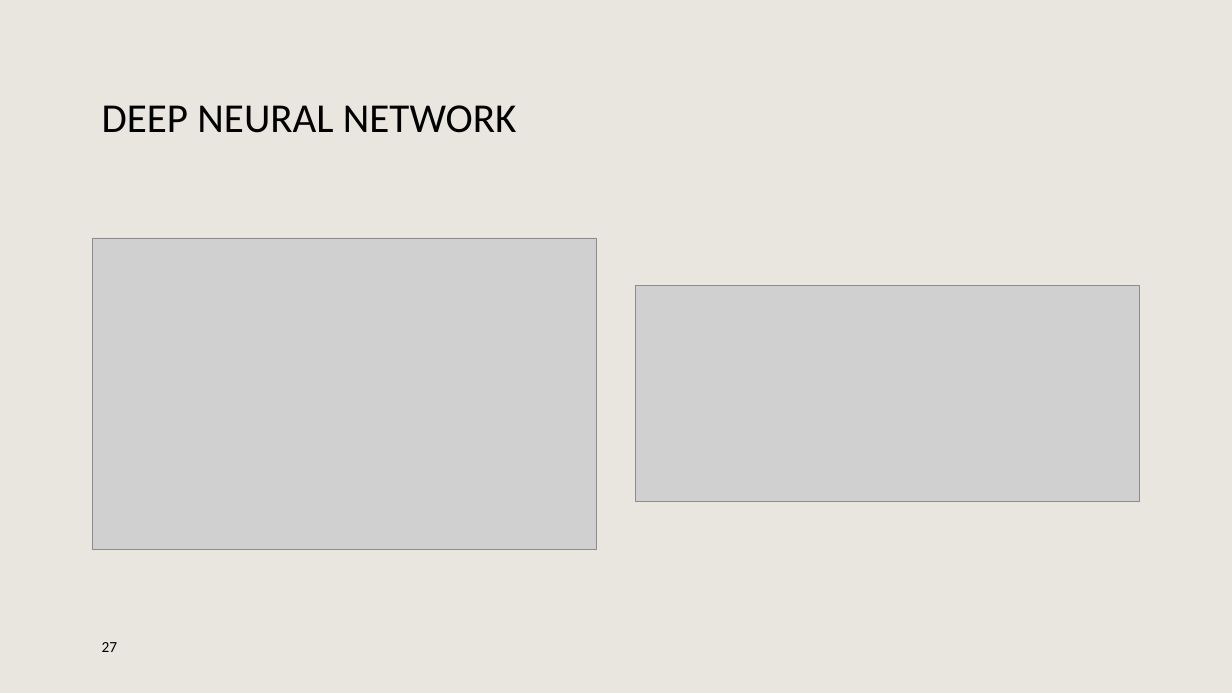
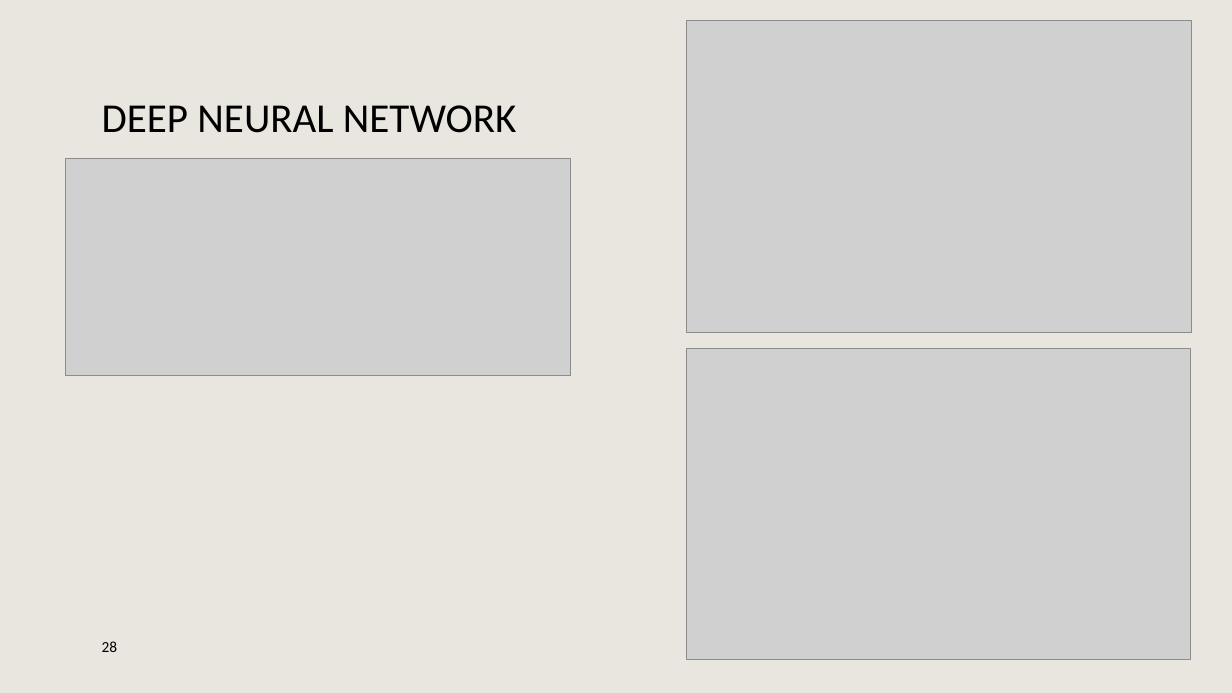
Before and after one commit to koohpi/DATA606_Fianl_Project, a slide deck: slide 28 of Survival Rate prediction in Breast Cancer-Koohyar-V02.pptx (slide 27 before the commit). Drawn at 1232x693 pixels with LibreOffice and Linux fonts; fonts in the diff are those of the drawing; grey boxes stand for pictures; background and template pictures are left out. Boxes give left, top, right and bottom in pixels: in the first picture for what was removed or moved away, otherwise in the second. Text is boxed around its words. In the diff, an @@ line names an element or a change of style, - is before the commit and + after.

```diff
--- a/Survival Rate prediction in Breast Cancer-Koohyar-V02.pptx
+++ b/Survival Rate prediction in Breast Cancer-Koohyar-V02.pptx
@@ picture added at (687, 21, 1191, 333) @@
@@ picture: place and size @@
-picture at (635, 286, 1140, 502)
+picture at (66, 159, 570, 375)
@@ picture removed at (92, 238, 597, 550) @@
@@ picture added at (687, 348, 1191, 660) @@
@@ page number at (102, 641, 118, 652): text changed @@
-27
+28
```
Also in this commit, not shown: 4 other slides changed, 1 slide added, 2 other files.
